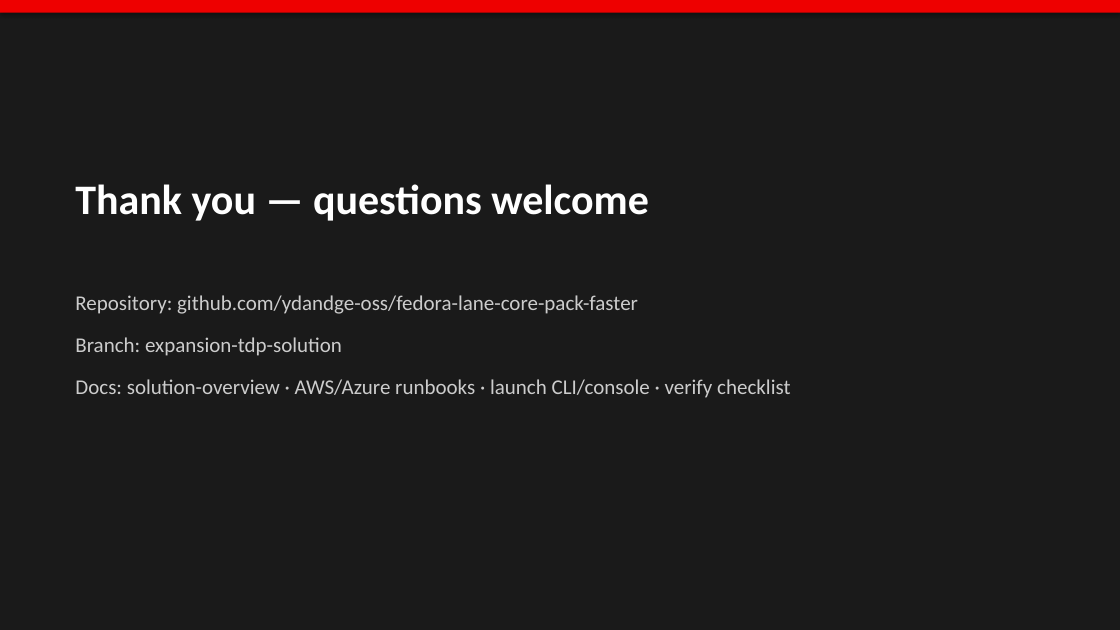
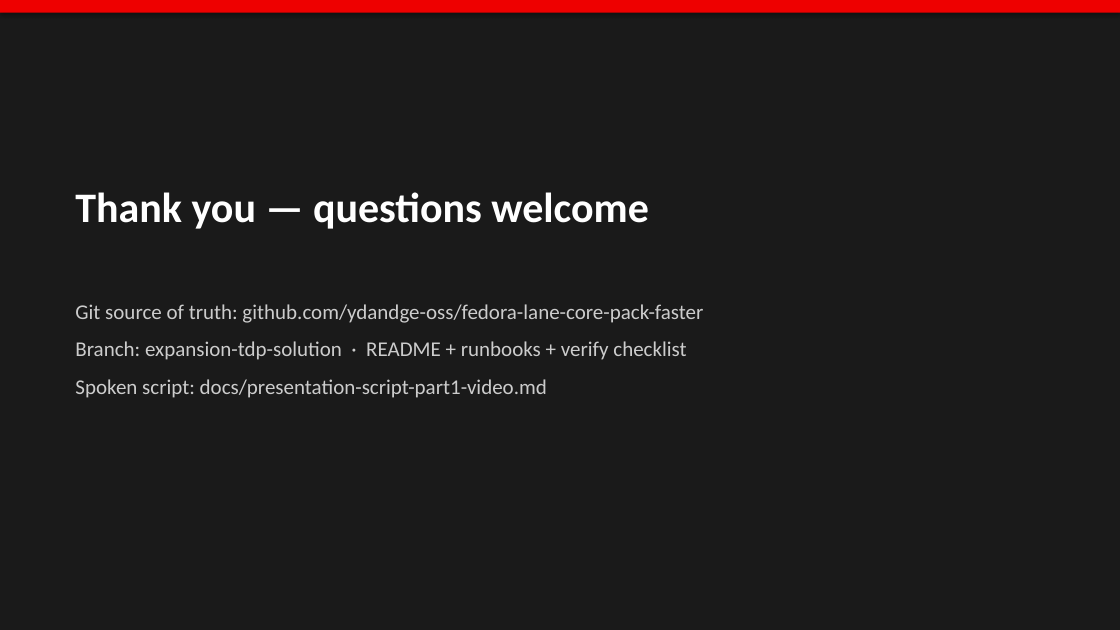
Before and after one commit to ydandge-oss/fedora-lane-core-pack-faster, a slide deck: slide 13 of docs/Fedora-Lane-Expansion-Pack-Technical-Solution.pptx. Drawn at 1120x630 pixels with LibreOffice and Linux fonts; fonts in the diff are those of the drawing. Boxes give left, top, right and bottom in pixels: in the first picture for what was removed or moved away, otherwise in the second. Text is boxed around its words. In the diff, an @@ line names an element or a change of style, - is before the commit and + after.

```diff
--- a/docs/Fedora-Lane-Expansion-Pack-Technical-Solution.pptx
+++ b/docs/Fedora-Lane-Expansion-Pack-Technical-Solution.pptx
@@ text "Thank you — questions welcome": place and size @@
-text "Thank you — questions welcome" at [75, 184, 649, 221]
+text "Thank you — questions welcome" at [75, 192, 649, 229]
@@ text at [75, 304, 703, 323]: text changed @@
-Repository: github.com/ydandge-oss/fedora-lane-core-pack-faster
+Git source of truth: github.com/ydandge-oss/fedora-lane-core-pack-faster
@@ text at [75, 341, 686, 360]: text changed @@
-Branch: expansion-tdp-solution
+Branch: expansion-tdp-solution · README + runbooks + verify checklist
@@ text at [75, 379, 547, 398]: text changed @@
-Docs: solution-overview · AWS/Azure runbooks · launch CLI/console · verify checklist
+Spoken script: docs/presentation-script-part1-video.md
```
Also in this commit, not shown: 7 other slides changed, 5 slides added, 5 slides removed, 3 other files.
